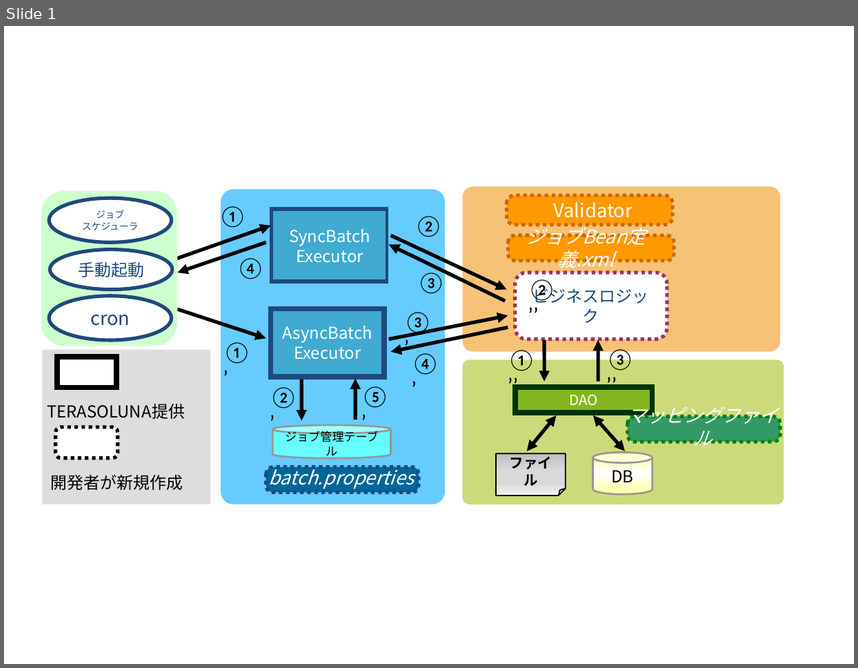
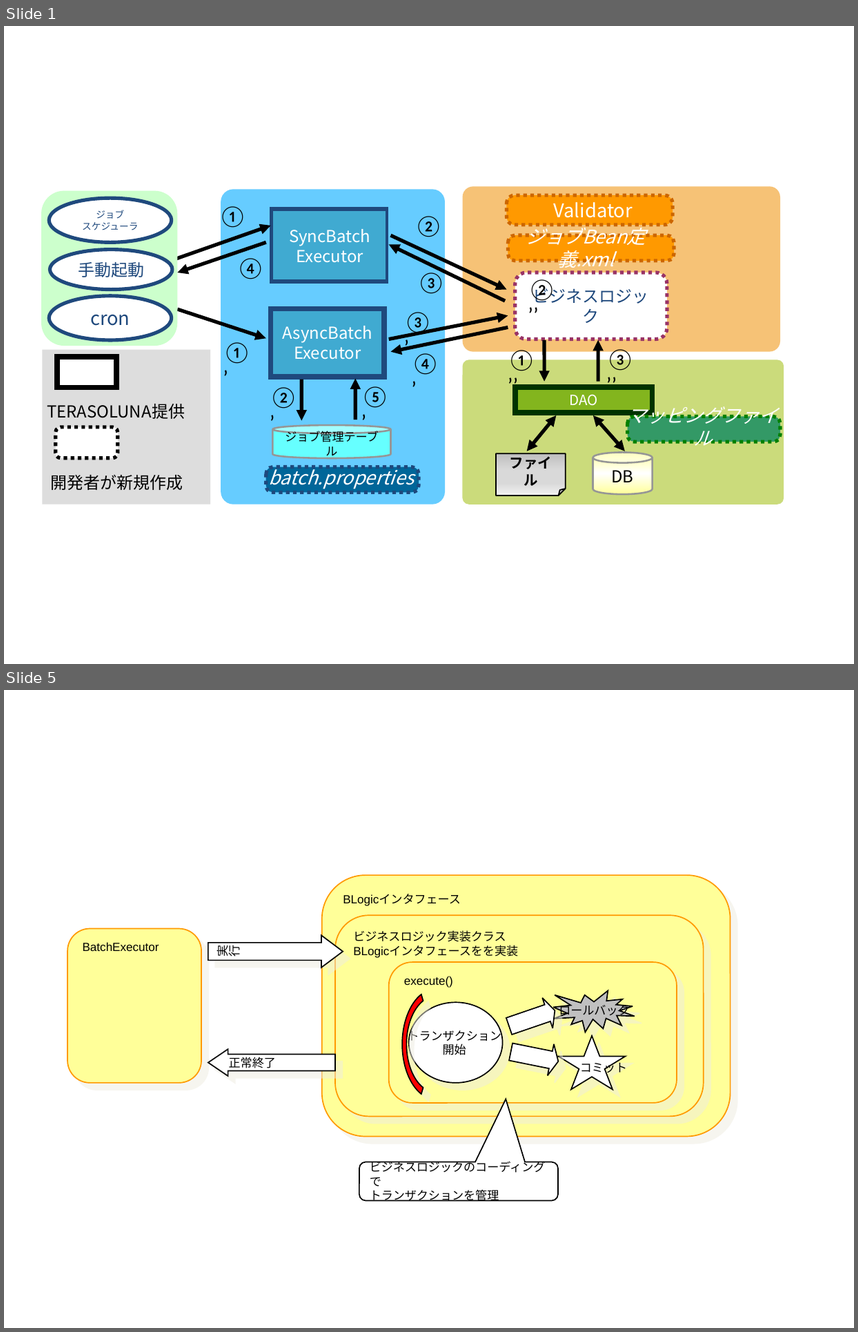
Before and after one commit to terasoluna-batch/terasoluna-doc, a slide deck: function/素材/BL-01～BL05 TERASOLUNA Batch Framework for Java ver3.x本体説明書の図.pptx. Shown one above the other, each under a label of ours: slide 1 before the commit, slides 1 and 5 after it; the slides between them are not shown. The pictures are 858x668 and 858x1332 pixels, drawn with LibreOffice and Linux fonts; fonts in the diff are those of the drawing. Boxes give left, top, right and bottom in pixels: in the first picture for what was removed or moved away, otherwise in the second. Text is boxed around its words. In the diff, an @@ line names an element or a change of style, - is before the commit and + after.

```diff
--- a/function/素材/BL-01～BL05 TERASOLUNA Batch Framework for Java ver3.x本体説明書の図.pptx
+++ b/function/素材/BL-01～BL05 TERASOLUNA Batch Framework for Java ver3.x本体説明書の図.pptx
@@ slide 5 added at box(4, 690, 854, 1328), background #FFFFFF @@
@@ rounded rectangle added at box(322, 876, 730, 1136), fill #FFFF99, outline #FF9900 1 pt, 10 pt, text #000000 @@
+BLogicインタフェース
@@ rounded rectangle added at box(335, 915, 704, 1116), fill #FFFF99, outline #FF9900 1 pt, 10 pt, text #000000 @@
+ビジネスロジック実装クラス
+BLogicインタフェースをを実装
@@ rounded rectangle added at box(67, 929, 201, 1083), fill #FFFF99, outline #FF9900 1 pt, 10 pt, text #000000 @@
+BatchExecutor
@@ down arrow added at box(208, 935, 343, 967), fill #FFFFFF, outline #000000 1 pt, 10 pt, text #000000 @@
+実行
@@ rounded rectangle added at box(389, 962, 677, 1103), fill #FFFF99, outline #FF9900 1 pt, 10 pt, text #000000 @@
+execute()
@@ freeform shape added at box(402, 989, 470, 1099), fill #FF0000, outline #000000 1 pt @@
@@ down arrow added at box(504, 994, 560, 1041), fill #FFFFFF, outline #000000 1 pt @@
@@ irregular seal added at box(553, 990, 634, 1032), fill #C0C0C0, outline #000000 1 pt @@
@@ ellipse added at box(408, 1002, 502, 1083), fill #FFFFFF, outline #000000 1 pt, 10 pt, text #000000 @@
+トランザクション
+開始
@@ text added at box(559, 1003, 629, 1018), 10 pt, text #000000 @@
+ロールバック
@@ down arrow added at box(508, 1035, 562, 1076), fill #FFFFFF, outline #000000 1 pt @@
@@ star added at box(558, 1036, 626, 1090), fill #FFFFFF, outline #000000 1 pt @@
@@ left arrow added at box(208, 1049, 335, 1076), fill #FFFFFF, outline #000000 1 pt, 10 pt, text #000000 @@
+正常終了
@@ text added at box(580, 1060, 627, 1076), 10 pt, text #000000 @@
+コミット
@@ rounded speech box added at box(359, 1162, 558, 1200), fill #FFFFFF, outline #000000 1 pt, 10 pt, text #000000 @@
+ビジネスロジックのコーディングで
+トランザクションを管理
```
Also in this commit, not shown: 2 slides changed, 2 other slides added, 20 other files.
